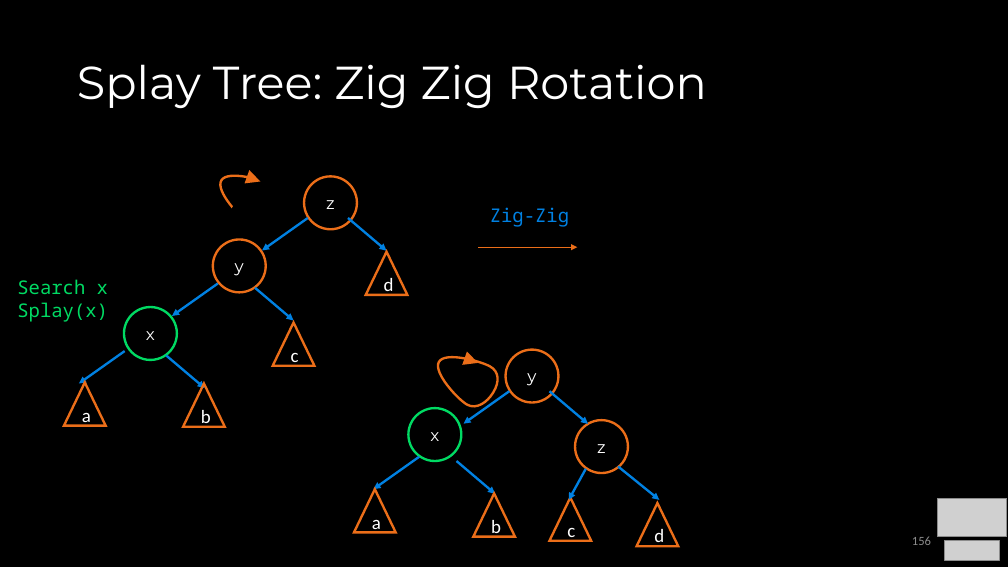
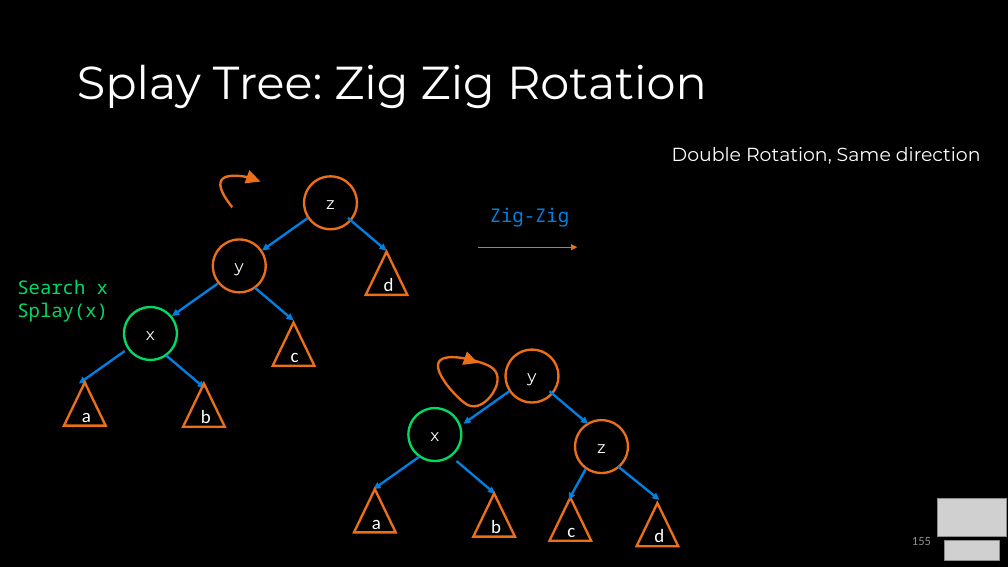
Before and after one commit to COP3530/Instructional-Content, a slide deck: slide 155 of Slides/Slides-PPT/4 - Balanced Trees.pptx (slide 156 before the commit). Drawn at 1008x567 pixels with LibreOffice and Linux fonts; fonts in the diff are those of the drawing; grey boxes stand for pictures. Boxes give left, top, right and bottom in pixels: in the first picture for what was removed or moved away, otherwise in the second. Text is boxed around its words. In the diff, an @@ line names an element or a change of style, - is before the commit and + after.

```diff
--- a/Slides/Slides-PPT/4 - Balanced Trees.pptx
+++ b/Slides/Slides-PPT/4 - Balanced Trees.pptx
@@ text added at (672,147,981,164), 18 pt, text #FFFFFF @@
+Double Rotation, Same direction
```
Also in this commit, not shown: 18 other slides changed, 1 slide removed, 1 other file.
